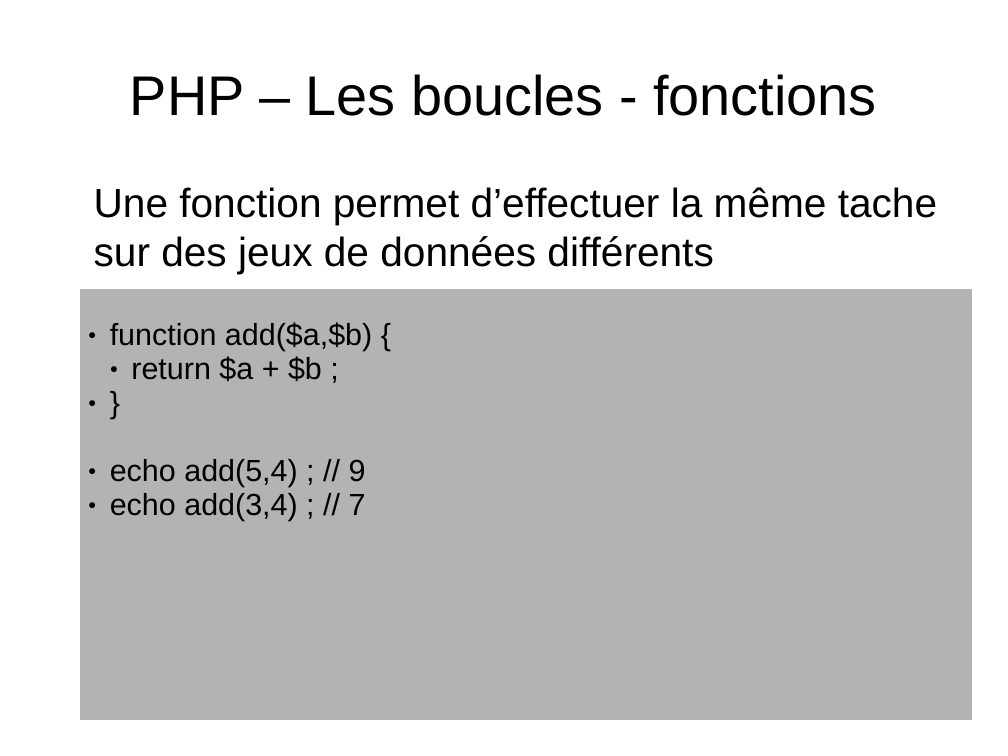
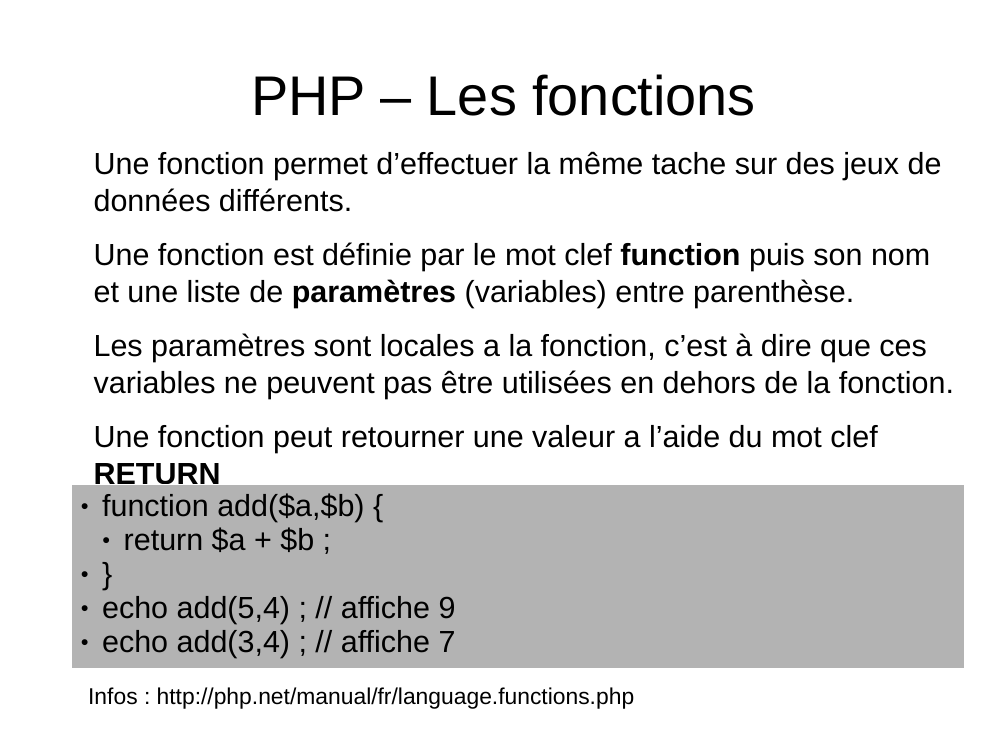
Before and after one commit to NicoM88/formation, a slide deck: slide 20 of PHP/formation.odp (slide 21 before the commit). Drawn at 1008x756 pixels with LibreOffice and Linux fonts; fonts in the diff are those of the drawing. Boxes give left, top, right and bottom in pixels: in the first picture for what was removed or moved away, otherwise in the second. Text is boxed around its words. In the diff, an @@ line names an element or a change of style, - is before the commit and + after.

```diff
--- a/PHP/formation.odp
+++ b/PHP/formation.odp
@@ title at (251, 74, 755, 116): text changed @@
-PHP – Les boucles - fonctions
+PHP – Les fonctions
@@ text at (94, 151, 954, 485): text changed; size 32 to 24 pt @@
-Une fonction permet d’effectuer la même tache sur des jeux de données différents
+Une fonction permet d’effectuer la même tache sur des jeux de données différents.
+Une fonction est définie par le mot clef function puis son nom et une liste de paramètres (variables) entre parenthèse.
+Les paramètres sont locales a la fonction, c’est à dire que ces variables ne peuvent pas être utilisées en dehors de la fonction.
+Une fonction peut retourner une valeur a l’aide du mot clef RETURN
@@ table at (71, 485, 964, 669) @@
-row 1, column 1: function add($a,$b) { / return $a + $b ; / } / echo add(5,4) ; // 9 / echo add(3,4) ; // 7
+row 1, column 1: function add($a,$b) { / return $a + $b ; / } / echo add(5,4) ; // affiche 9 / echo add(3,4) ; // affiche 7
@@ table: place and size @@
-table at (80, 288, 972, 720)
+table at (71, 485, 964, 669)
@@ text added at (88, 687, 635, 709), 18 pt, text #000000 @@
+Infos : http://php.net/manual/fr/language.functions.php
```
Also in this commit, not shown: 21 other slides changed, 2 slides added, 3 slides removed, 4 other files.
